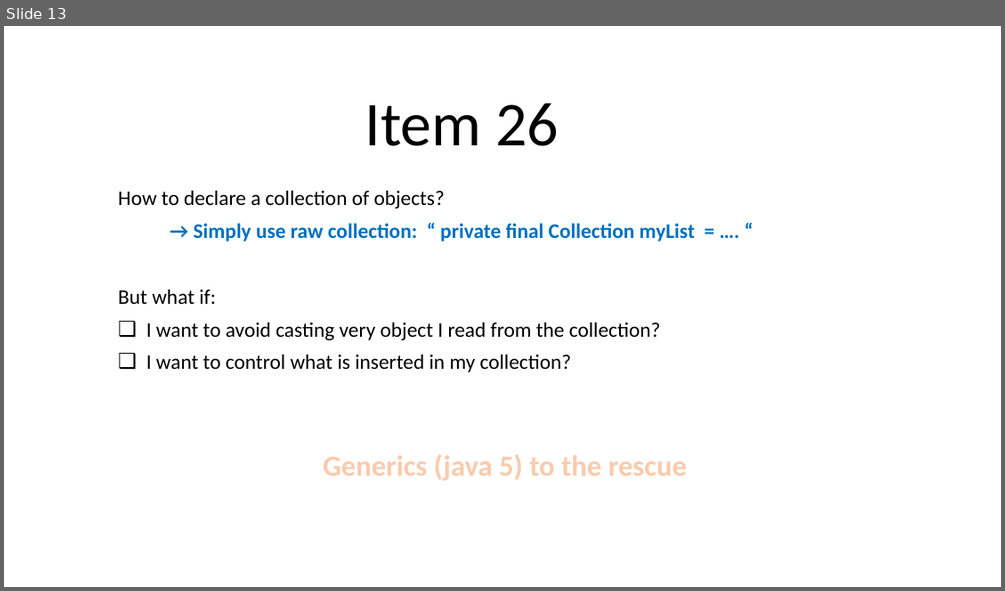
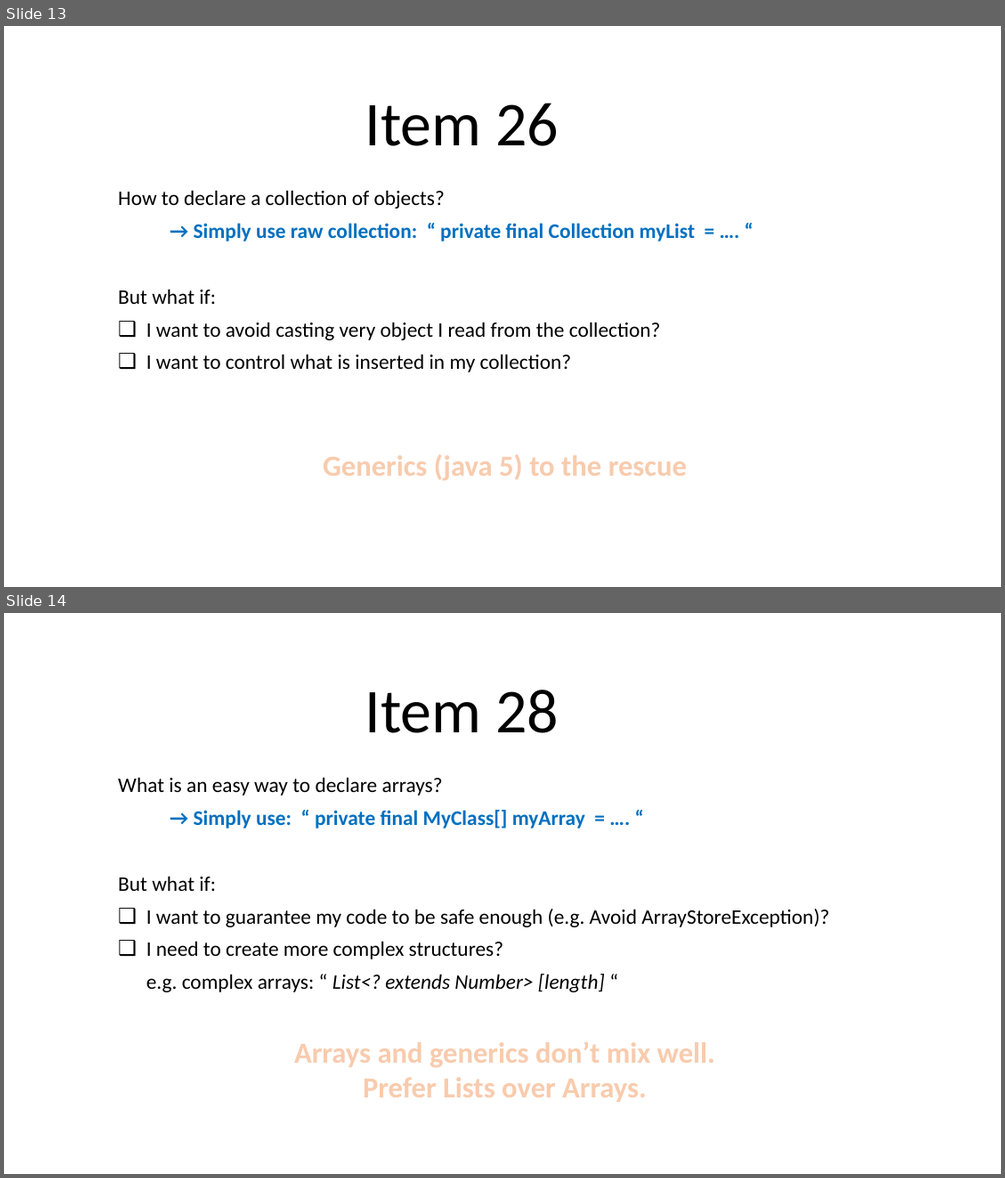
Before and after one commit to halaSEBBAH/effective-java-examples, a slide deck: effective-java.pptx. Shown one above the other, each under a label of ours: slide 13 before the commit, slides 13 and 14 after it. The pictures are 1005x591 and 1005x1178 pixels, drawn with LibreOffice and Linux fonts; fonts in the diff are those of the drawing. Boxes give left, top, right and bottom in pixels: in the first picture for what was removed or moved away, otherwise in the second. Text is boxed around its words. In the diff, an @@ line names an element or a change of style, - is before the commit and + after.

Commit message:
Item 28 : Generics again

```diff
--- a/effective-java.pptx
+++ b/effective-java.pptx
@@ slide 14 added at box(4, 613, 1001, 1174), background #FFFFFF @@
@@ title added at box(365, 690, 558, 733), 60 pt, text #000000 @@
+Item 28
@@ subtitle added at box(118, 777, 829, 992), 20 pt, text #000000 @@
+What is an easy way to declare arrays?
+→ Simply use: “ private final MyClass[] myArray = …. “
+But what if:
+❑ I want to guarantee my code to be safe enough (e.g. Avoid ArrayStoreException)?
+❑ I need to create more complex structures?
+e.g. complex arrays: “ List<? extends Number> [length] “
@@ text added at box(294, 1041, 715, 1102), 28 pt, text #F8CBAD, bold @@
+Arrays and generics don’t mix well.
+Prefer Lists over Arrays.
```
Also in this commit, not shown: 10 other files.
